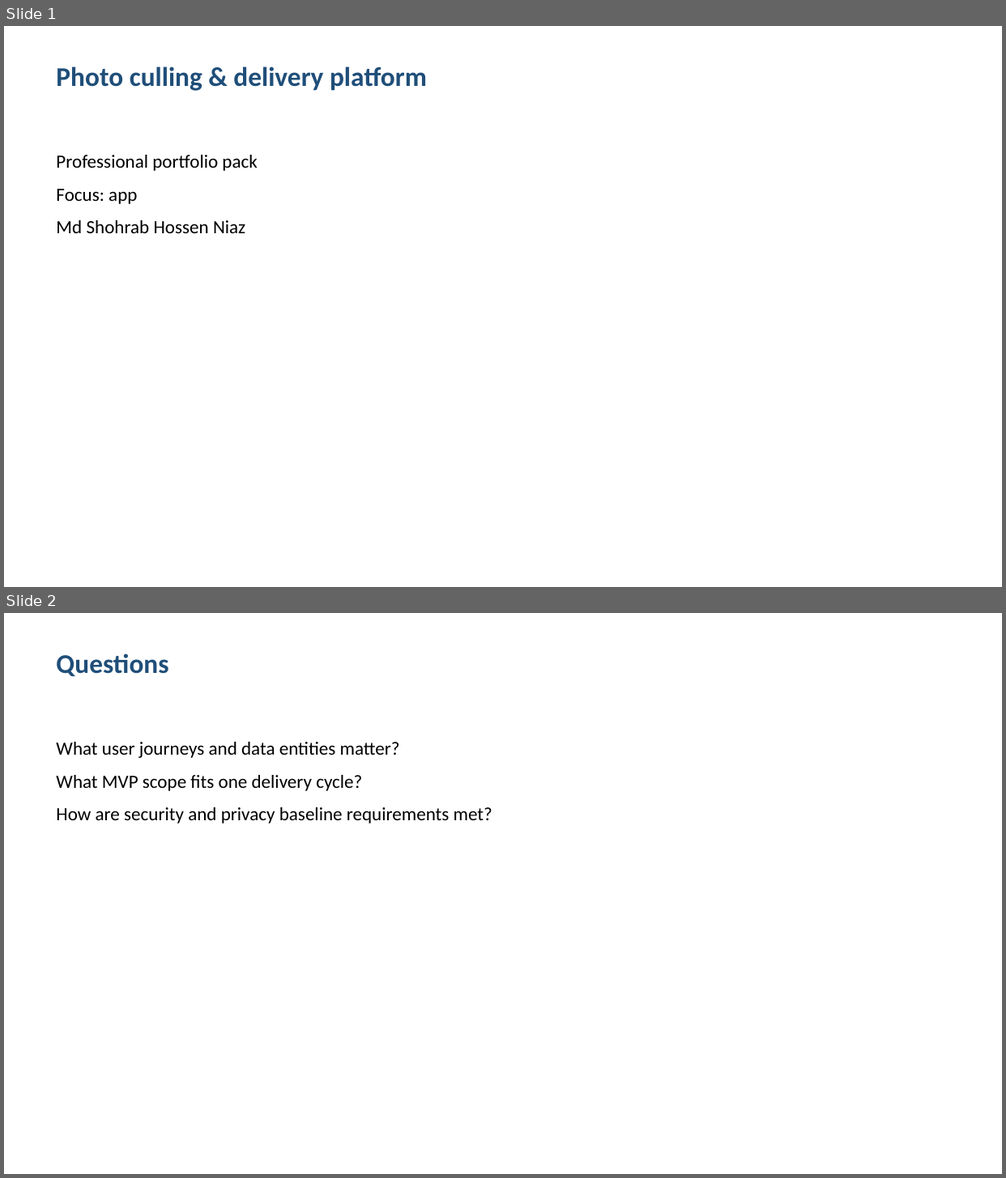
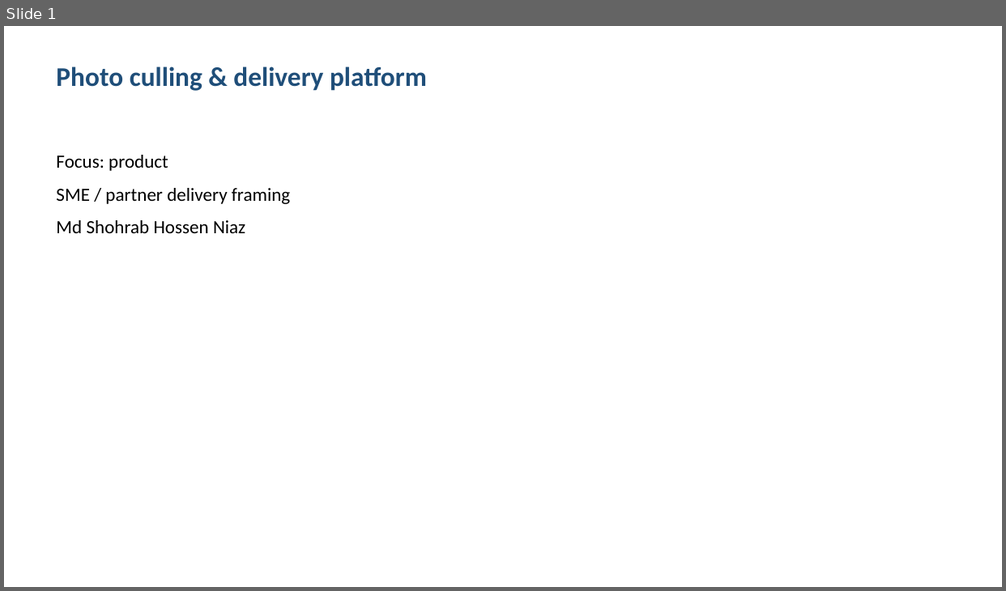
Before and after one commit to shohrabniaz/photo-culling-delivery-platform, a slide deck: Final_Submission/02_Presentation.pptx. Shown one above the other, each under a label of ours: slides 1 and 2 before the commit, slide 1 after it. The pictures are 1006x1178 and 1006x591 pixels, drawn with LibreOffice and Linux fonts; fonts in the diff are those of the drawing. Boxes give left, top, right and bottom in pixels: in the first picture for what was removed or moved away, otherwise in the second. Text is boxed around its words. In the diff, an @@ line names an element or a change of style, - is before the commit and + after.

Commit message:
Polish portfolio pack for professional showcase readiness.

```diff
--- a/Final_Submission/02_Presentation.pptx
+++ b/Final_Submission/02_Presentation.pptx
@@ slide 2 removed at <box>4,613,1002,1174</box>, background #FFFFFF @@
@@ text removed at <box>56,653,168,677</box> @@
-Questions
@@ text removed at <box>56,742,492,824</box> @@
-What user journeys and data entities matter?
-What MVP scope fits one delivery cycle?
-How are security and privacy baseline requirements met?
@@ slide 1 changed as well @@
@@ text at <box>56,155,290,204</box>: text changed @@
-Professional portfolio pack
-Focus: app
+Focus: product
+SME / partner delivery framing
```
Also in this commit, not shown: 2 other slides changed, 1 slide added, 12 other files.
